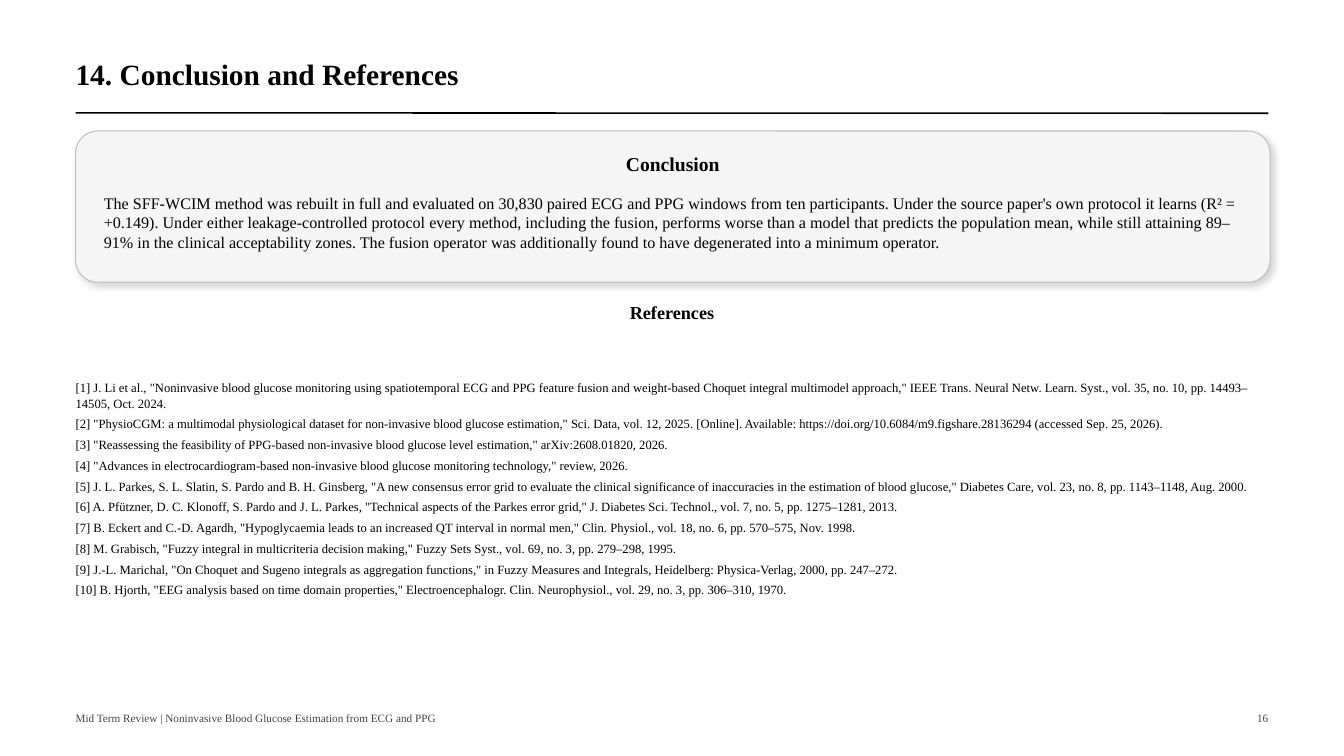
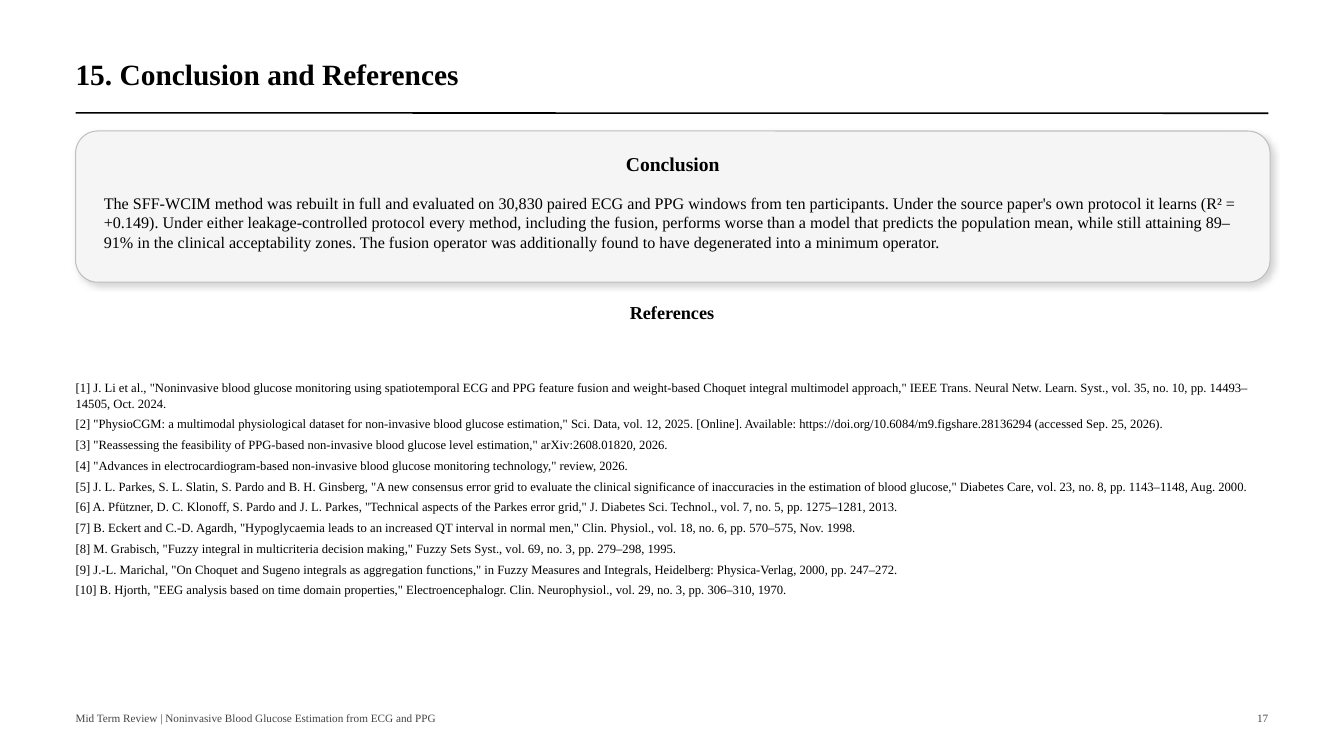
Before and after one commit to navtesh21/btp-project, a slide deck: slide 17 of deck/btp_midterm_review.pptx (slide 16 before the commit). Drawn at 1344x756 pixels with LibreOffice and Linux fonts; fonts in the diff are those of the drawing. Boxes give left, top, right and bottom in pixels: in the first picture for what was removed or moved away, otherwise in the second. Text is boxed around its words. In the diff, an @@ line names an element or a change of style, - is before the commit and + after.

```diff
--- a/deck/btp_midterm_review.pptx
+++ b/deck/btp_midterm_review.pptx
@@ text at (x1=76, y1=64, x2=458, y2=86): text changed @@
-14. Conclusion and References
+15. Conclusion and References
@@ text at (x1=1257, y1=714, x2=1268, y2=722): text changed @@
-16
+17
```
Also in this commit, not shown: 11 other slides changed, 2 slides added, 1 slide removed, 2 other files.
